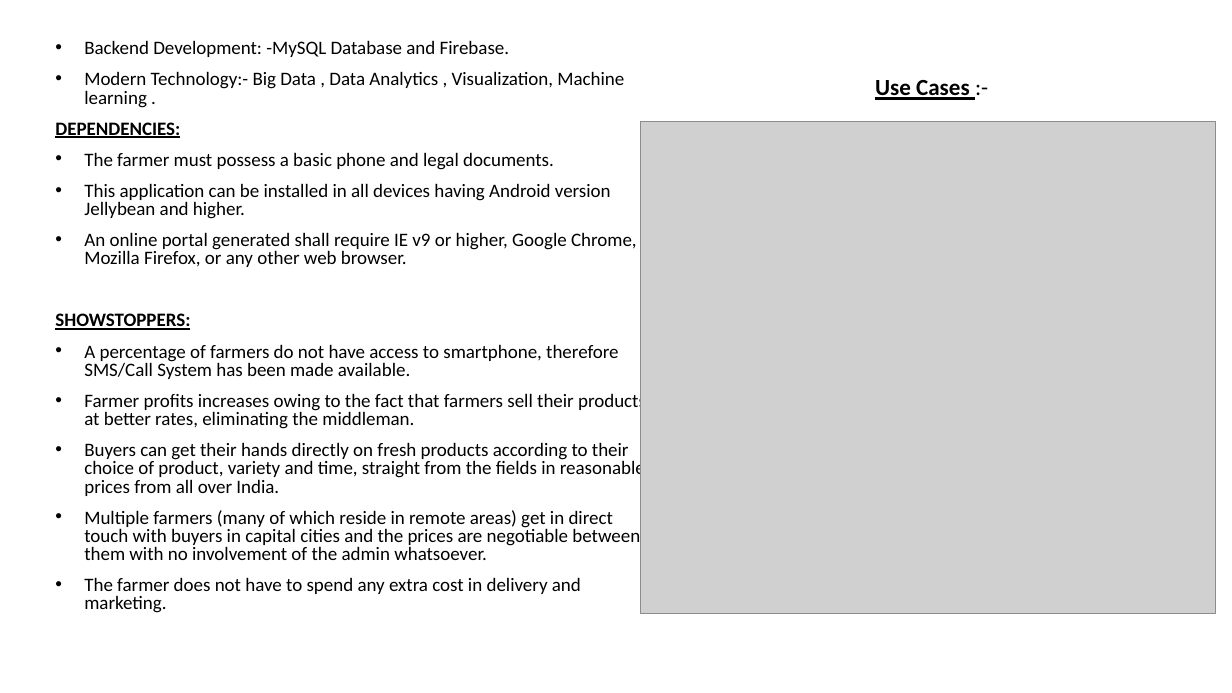
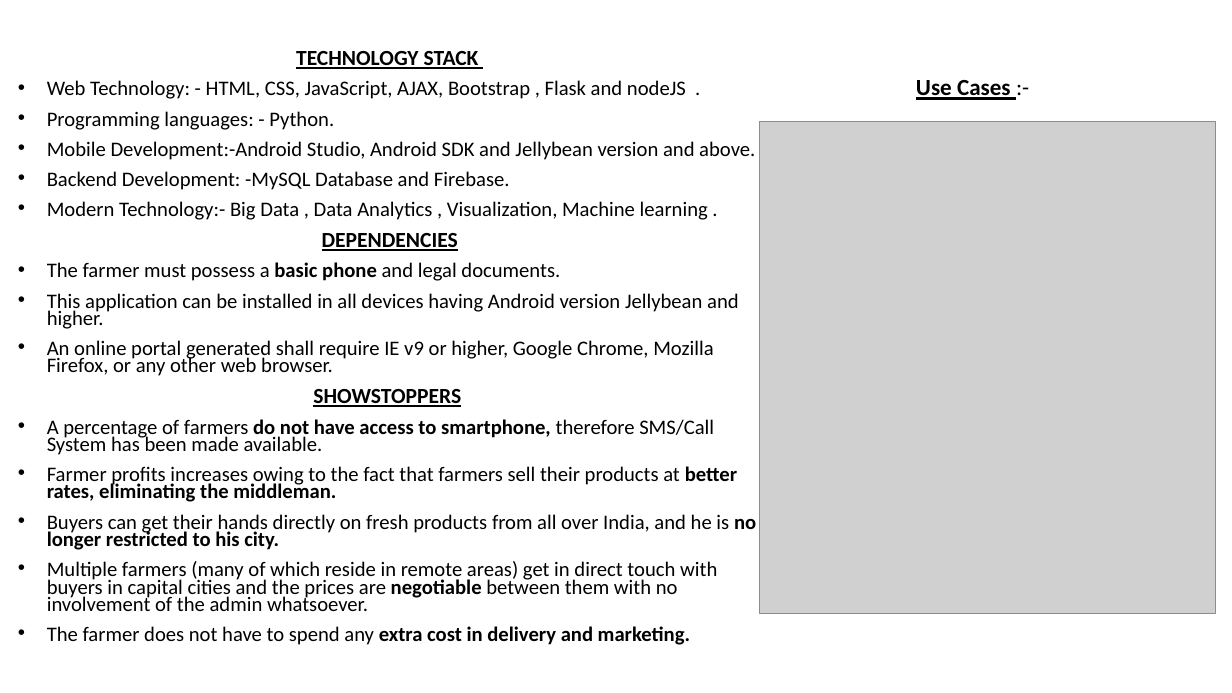
Before and after one commit to FriendsUnited/AgroCraft, a slide deck: slide 3 of Documents/AgroCraft.pptx. Drawn at 1232x693 pixels with LibreOffice and Linux fonts; fonts in the diff are those of the drawing; grey boxes stand for pictures. Boxes give left, top, right and bottom in pixels: in the first picture for what was removed or moved away, otherwise in the second. Text is boxed around its words. In the diff, an @@ line names an element or a change of style, - is before the commit and + after.

```diff
--- a/Documents/AgroCraft.pptx
+++ b/Documents/AgroCraft.pptx
@@ text "TECHNOLOGY STACK": place and size @@
-text "TECHNOLOGY STACK" at [55, 40, 646, 613]
+text "TECHNOLOGY STACK" at [47, 51, 756, 645]
@@ text at [47, 51, 755, 160]: paragraphs added @@
+TECHNOLOGY STACK
+• Web Technology: - HTML, CSS, JavaScript, AJAX, Bootstrap , Flask and nodeJS .
+• Programming languages: - Python.
+• Mobile Development:-Android Studio, Android SDK and Jellybean version and above.
@@ text "Use Cases :-": place and size @@
-text "Use Cases :-" at [875, 80, 970, 100]
+text "Use Cases :-" at [916, 80, 1011, 100]
@@ picture: place and size @@
-picture at [640, 122, 1216, 614]
+picture at [760, 122, 1216, 614]
@@ text at [47, 171, 739, 645]: size 14.8 to 16.1 pt in "Backend Development: -MySQL Database and Firebase.", "Modern Technology:- Big Data , Data Analytics ...", "The farmer must possess a basic phone ...", "This application can be installed in all ..." and 5 more places; bold on in "basic phone", "do not have access to smartphone,", "better rates, eliminating the middleman.", "negotiable" and 1 more places; line spacing 0.8 to 0.7 @@
@@ text at [322, 233, 458, 251]: text changed; size 14.8 to 16.8 pt @@
-DEPENDENCIES:
+DEPENDENCIES
@@ text at [313, 389, 461, 407]: text changed; size 14.8 to 16.8 pt @@
-SHOWSTOPPERS:
+SHOWSTOPPERS
@@ text at [47, 514, 756, 550]: text changed; size 14.8 to 16.1 pt @@
-• Buyers can get their hands directly on fresh products according to their choice of product, variety and time, straight from the fields in reasonable prices from all over India.
+• Buyers can get their hands directly on fresh products from all over India, and he is no longer restricted to his city.
```
Also in this commit, not shown: 2 other slides changed, 3 other files.
